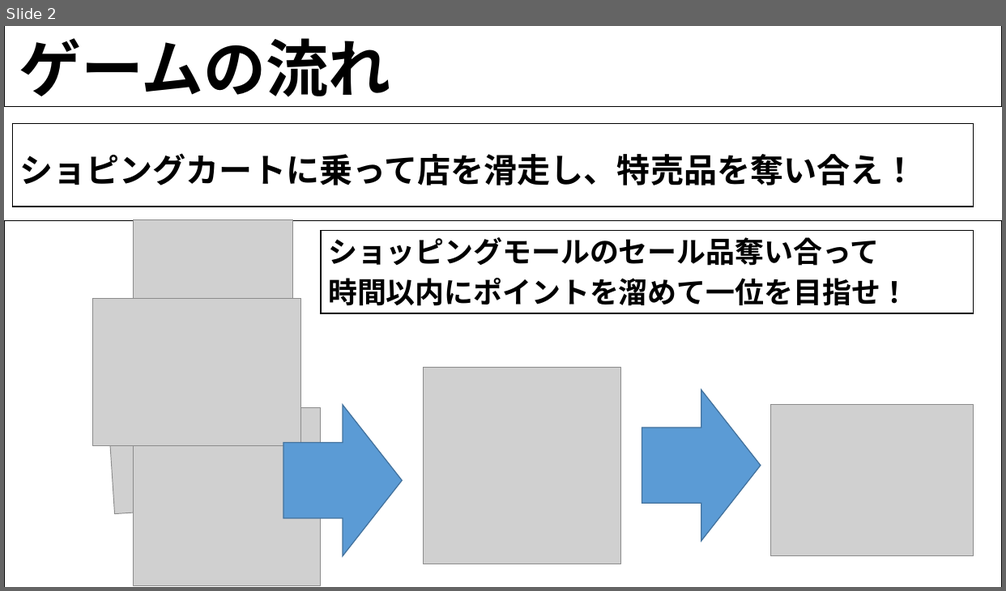
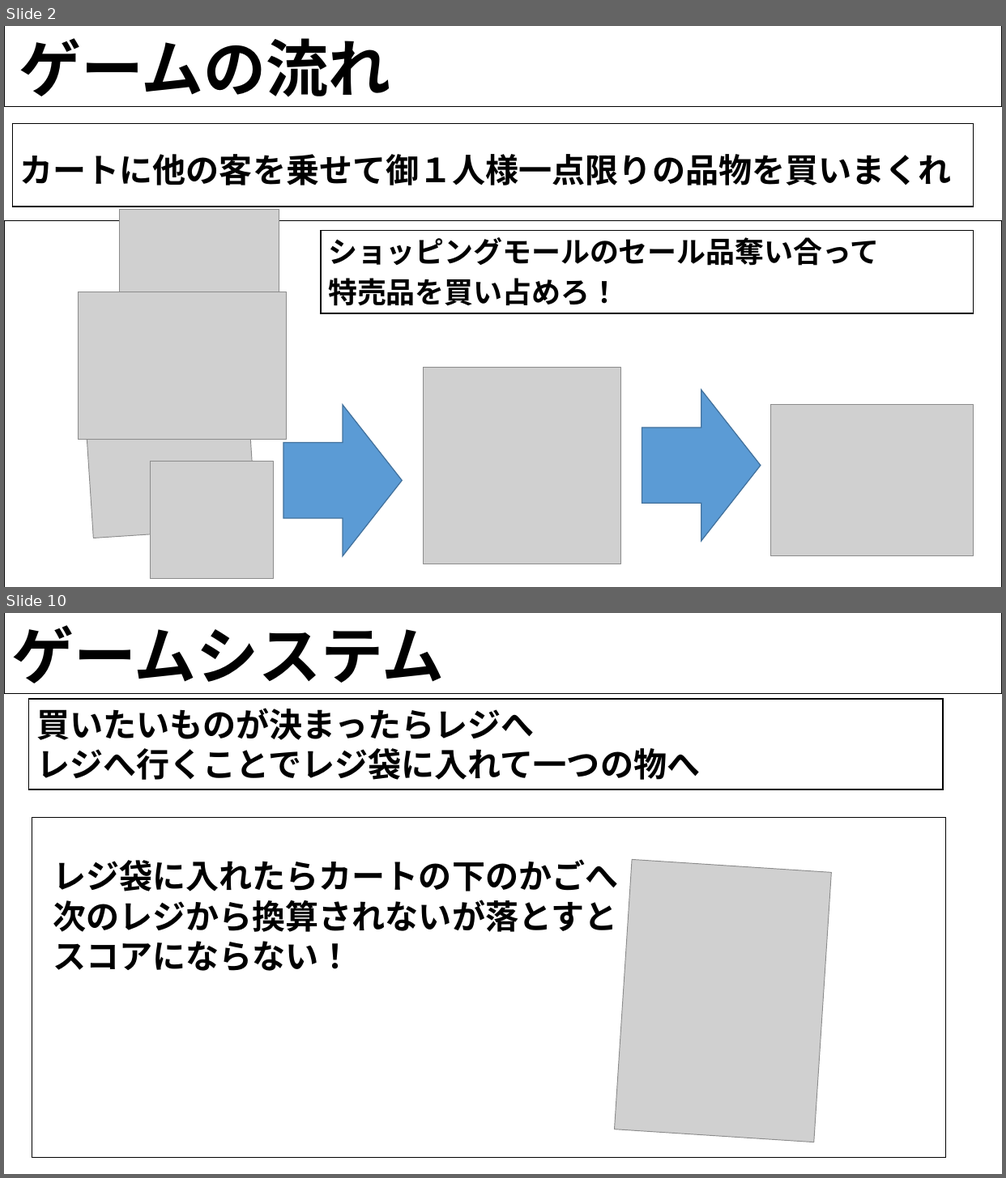
Before and after one commit to H29LatterPeriodTeam07/team07, a slide deck: 後期企画書/ショッピングカート.pptx. Shown one above the other, each under a label of ours: slide 2 before the commit, slides 2 and 10 after it; the slides between them are not shown. The pictures are 1006x591 and 1006x1178 pixels, drawn with LibreOffice and Linux fonts; fonts in the diff are those of the drawing; grey boxes stand for pictures; background and template pictures are left out. Boxes give left, top, right and bottom in pixels: in the first picture for what was removed or moved away, otherwise in the second. Text is boxed around its words. In the diff, an @@ line names an element or a change of style, - is before the commit and + after.

Commit message:
企画書更新　ジャック　レジ袋の追加

```diff
--- a/後期企画書/ショッピングカート.pptx
+++ b/後期企画書/ショッピングカート.pptx
@@ slide 10 added at [4, 613, 1002, 1174], background picture (left out) @@
@@ rectangle added at [4, 613, 1002, 693], fill #FFFFFF, outline #000000 1 pt @@
@@ text added at [11, 625, 444, 694], 60 pt, text #000000, bold @@
+ゲームシステム
@@ rectangle added at [28, 699, 943, 790], fill #FFFFFF, outline #000000 1 pt @@
@@ text added at [36, 708, 700, 780], 32 pt, text #000000, bold @@
+買いたいものが決まったらレジへ
+レジへ行くことでレジ袋に入れて一つの物へ
@@ rectangle added at [32, 817, 946, 1157], fill #FFFFFF, outline #000000 1 pt @@
@@ text added at [53, 859, 618, 971], 32 pt, text #000000, bold @@
+レジ袋に入れたらカートの下のかごへ
+次のレジから換算されないが落とすと
+スコアにならない！
@@ picture added at [615, 860, 832, 1143] @@
@@ slide 2 changed as well @@
@@ text at [19, 154, 951, 186]: text changed @@
-ショピングカートに乗って店を滑走し、特売品を奪い合え！
+カートに他の客を乗せて御１人様一点限りの品物を買いまくれ
@@ picture: place and size @@
-picture at [134, 220, 294, 350]
+picture at [119, 209, 279, 339]
@@ picture: place and size @@
-picture at [93, 298, 301, 446]
+picture at [78, 292, 286, 439]
@@ text at [328, 278, 619, 306]: text changed @@
-時間以内にポイントを溜めて一位を目指せ！
+特売品を買い占めろ！
@@ picture: place and size @@
-picture at [106, 373, 278, 514]
+picture at [85, 398, 257, 539]
@@ picture: place and size @@
-picture at [134, 408, 321, 586]
+picture at [150, 462, 274, 579]
```
Also in this commit, not shown: 6 other slides changed, 7 other slides added, 3 slides removed.
